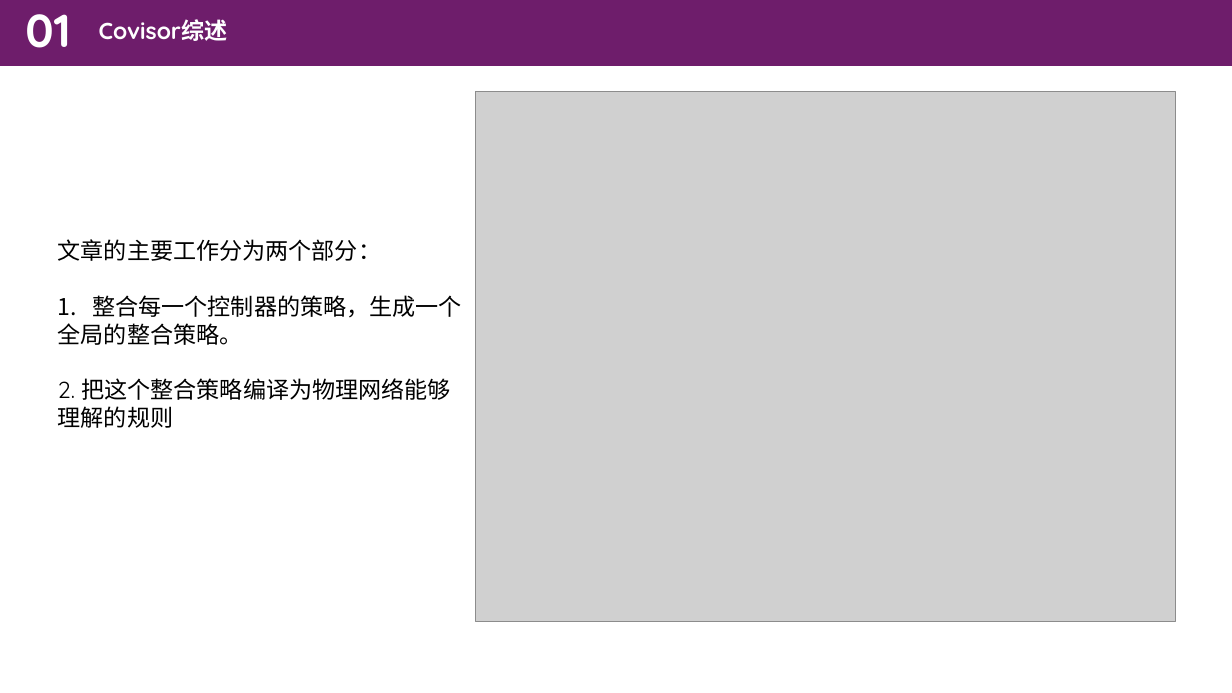
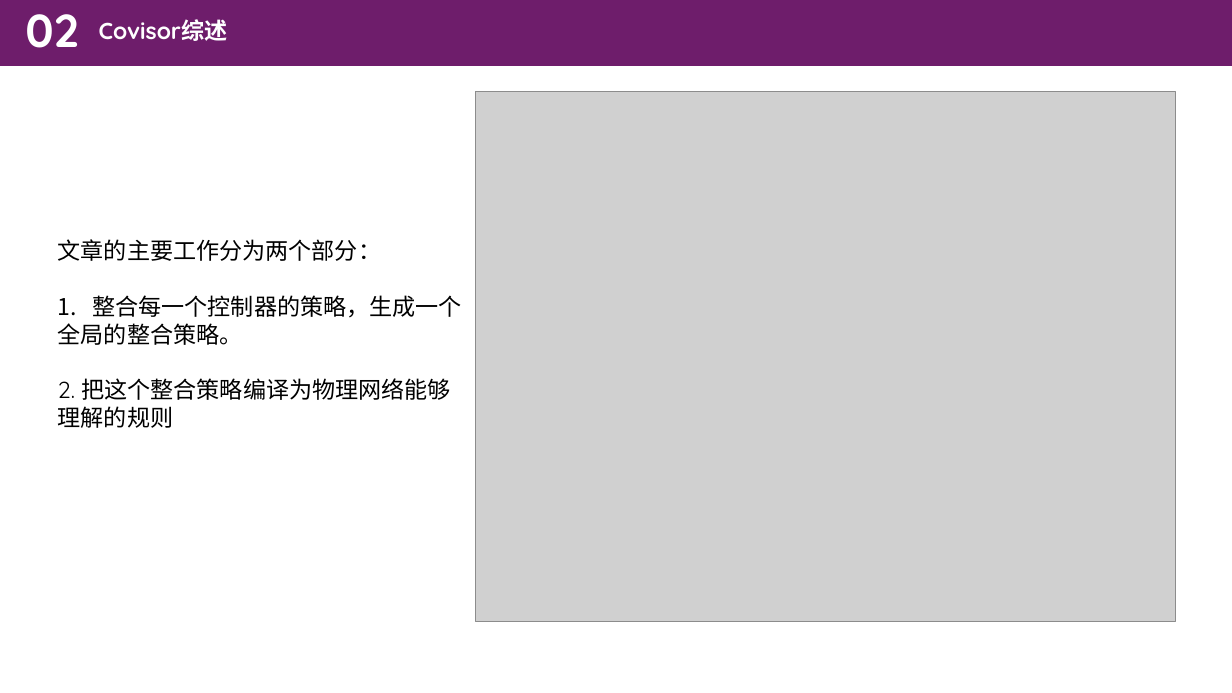
Before and after one commit to zhanghaooo/SDN-homework, a slide deck: slide 3 of homework12_22/崔浩/SDN1222-崔浩.pptx. Drawn at 1232x693 pixels with LibreOffice and Linux fonts; fonts in the diff are those of the drawing; grey boxes stand for pictures. Boxes give left, top, right and bottom in pixels: in the first picture for what was removed or moved away, otherwise in the second. Text is boxed around its words. In the diff, an @@ line names an element or a change of style, - is before the commit and + after.

```diff
--- a/homework12_22/崔浩/SDN1222-崔浩.pptx
+++ b/homework12_22/崔浩/SDN1222-崔浩.pptx
@@ text at [25, 14, 78, 48]: text changed @@
-01
+02
```
Also in this commit, not shown: 8 other slides changed, 8 slides added, 1 other file.
